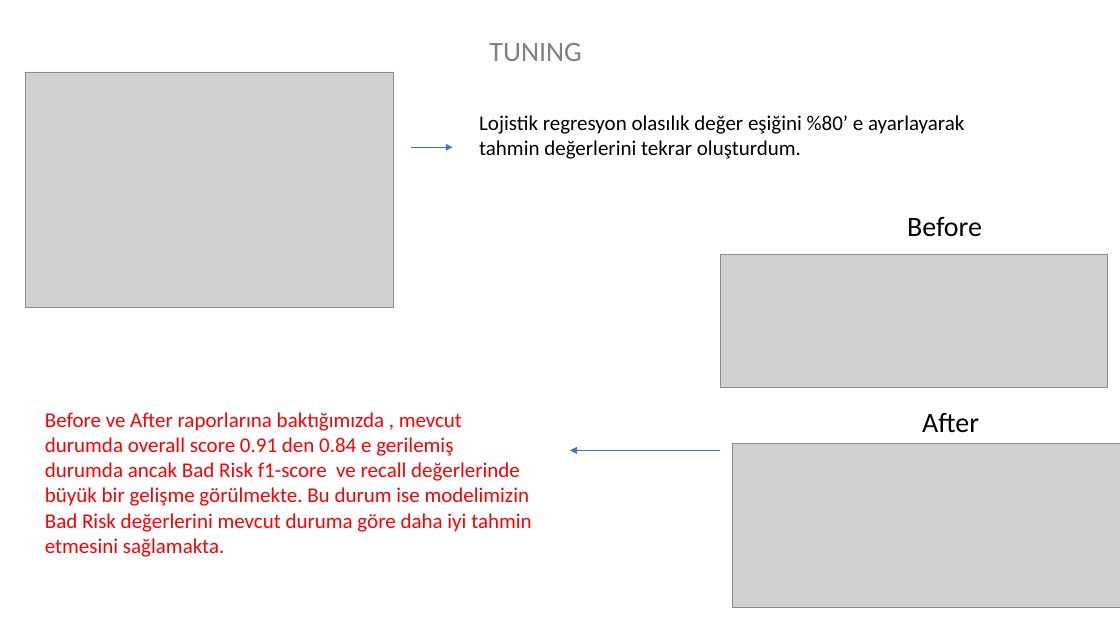
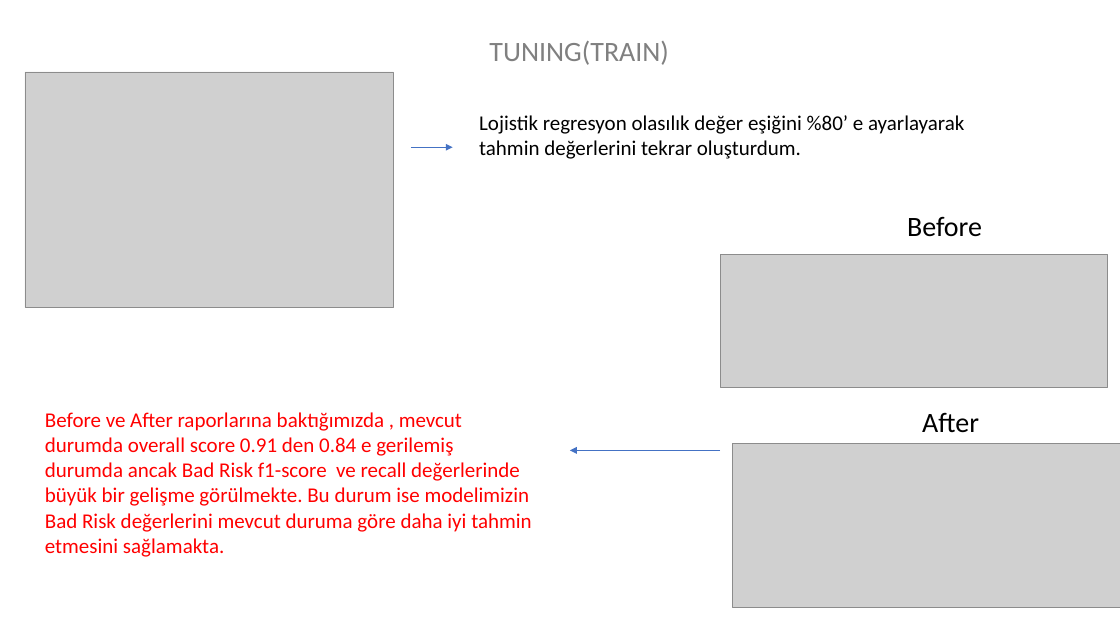
Before and after one commit to Kodluyoruz-Ankara-Veri-Bilimi/Aykut-Pullu-Sunular, a slide deck: slide 7 of 06.08.2020 pca_logreg ödevi/06082020_odev_sunum.pptx. Drawn at 1120x630 pixels with LibreOffice and Linux fonts; fonts in the diff are those of the drawing; grey boxes stand for pictures. Boxes give left, top, right and bottom in pixels: in the first picture for what was removed or moved away, otherwise in the second. Text is boxed around its words. In the diff, an @@ line names an element or a change of style, - is before the commit and + after.

```diff
--- a/06.08.2020 pca_logreg ödevi/06082020_odev_sunum.pptx
+++ b/06.08.2020 pca_logreg ödevi/06082020_odev_sunum.pptx
@@ text at (x1=489, y1=41, x2=668, y2=65): text changed @@
-TUNING
+TUNING(TRAIN)
```
Also in this commit, not shown: 1 slide added.
